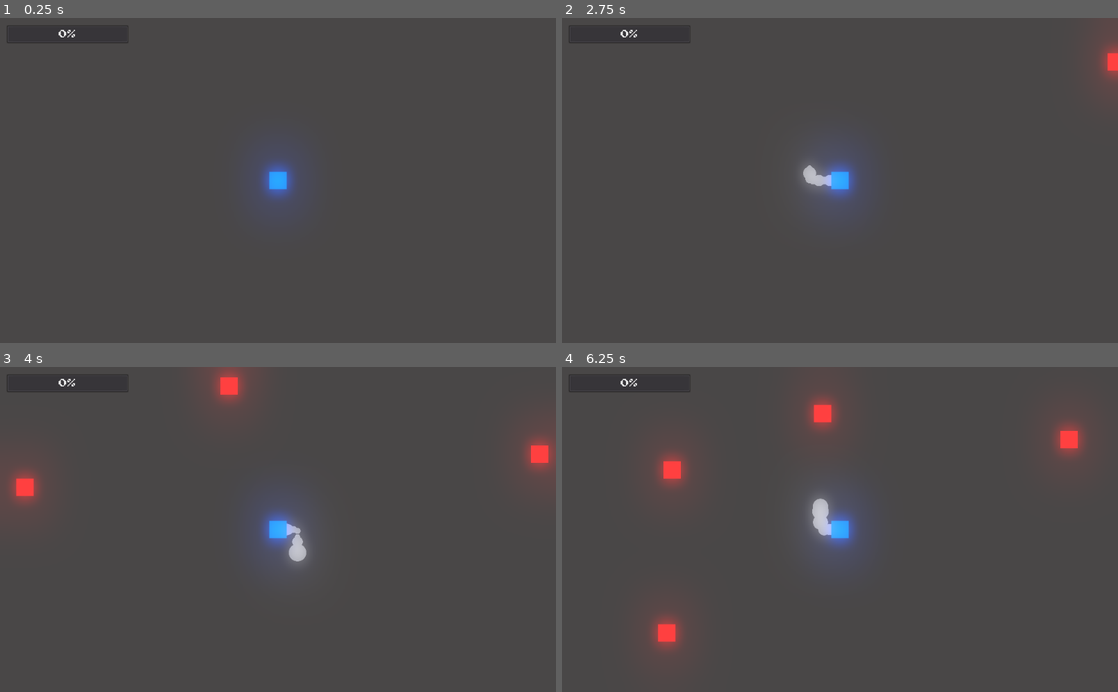
Above: before the commit, frames 1-4 (two rows, left to right).
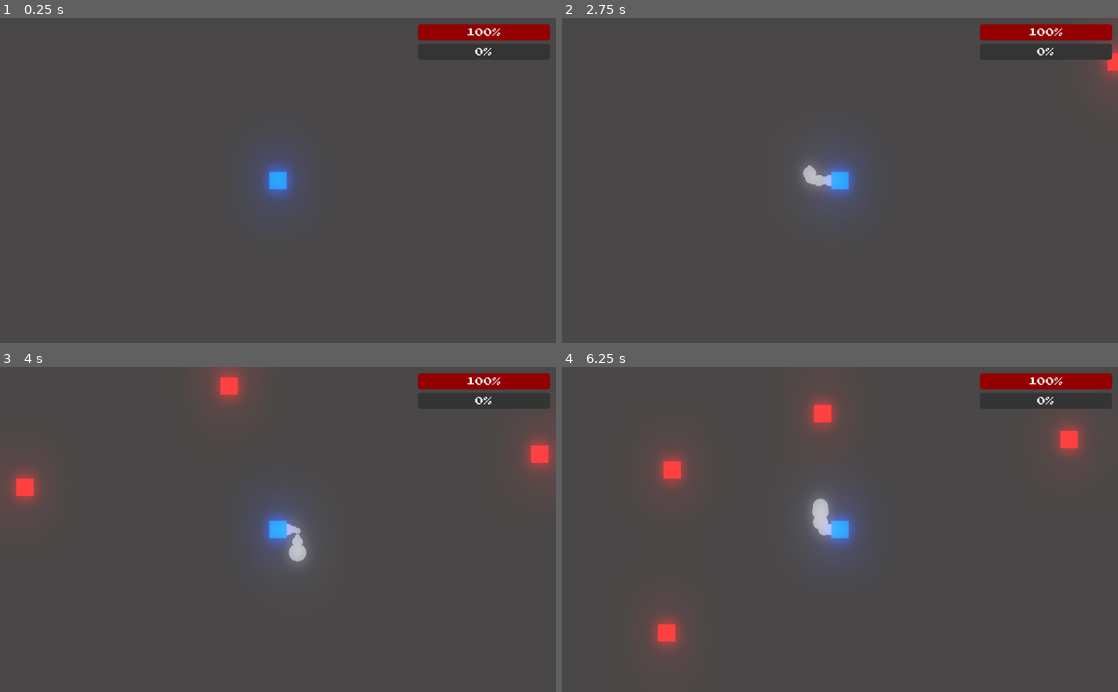
Above: after the commit, the same moments.

Repository: svenfinke/bulletstorm
Game: Godot game, scene res://Scenes/Demo.tscn
The game is run twice, just before and just after one commit, with the same random seed, the same clock (stepped at 60 frames per second) and the same inputs.
Inputs (mouse positions are in pixels of both pictures, inside the frame that each line leads up to):
- Up to frame 1 (0.25 s): no input
- Up to frame 2 (2.75 s): tap Enter at 0.5 s; move the mouse to (962, 164) at 0.52 s; hold Right (ui_right) 0.53-1.28 s; move the mouse to (728, 196) at 1.27 s; hold Down (ui_down) 1.28-2.03 s; move the mouse to (895, 109) at 2.02 s; hold Right (ui_right) from 2.03 s (still down)
- Up to frame 3 (4 s): move the mouse to (250, 594) at 2.77 s; release Right (ui_right) at 2.78 s; hold Up (ui_up) 2.78-3.53 s; move the mouse to (444, 578) at 3.52 s; hold Left (ui_left) from 3.53 s (still down)
- Up to frame 4 (6.25 s): move the mouse to (673, 480) at 4.27 s; move the mouse to (867, 529) at 5.02 s; release Left (ui_left) at 5.03 s; hold Down (ui_down) 5.03-5.78 s; move the mouse to (756, 448) at 5.77 s; hold Right (ui_right) from 5.78 s (still down)

The runs differ from the first frame. In frame 1, 1.3% of the frame differs, in the area x 1-99%, y 1-12%; in frame 2, 1.7%; in frame 3, 1.6%; in frame 4, 1.9%, in the area x 1-99%, y 1-13%.

Commit message:
refactor; add new ui

Diff:
--- a/Enemies/EnemyCollision.gd
+++ /dev/null
@@ -1 +0,0 @@
-extends CollisionShape2D
--- a/Scripts/Player.gd
+++ b/Entities/Characters/Player.gd
@@ -1,17 +1,19 @@
 extends KinematicBody2D
+class_name Player
 
-var FloatingText = preload("res://Objects/FloatingText.tscn")
+var FloatingText = preload("res://Entities/Objects/FloatingText.tscn")
+var Gun = preload("res://Entities/Weapons/Gun.tscn")
 
-export (int) var speed = 80.0
-export (PackedScene) var Gun
-export (int) var health = 5
+var speed : float = 80.0
+var health : int = 5
+var maxHealth : int = 5
 
 var closestEnemy = null
 
 func _ready():
 	Global.Player = self
 
-func _physics_process(delta):
+func _physics_process(_delta):
 	var velocity = Vector2.ZERO
 
 	if Input.is_action_pressed("ui_right"):
--- a/Characters/Knight.tscn
+++ b/Entities/Characters/Player.tscn
@@ -1,8 +1,8 @@
 [gd_scene load_steps=7 format=2]
 
 [ext_resource path="res://Sprites/Square.png" type="Texture" id=1]
-[ext_resource path="res://Scripts/Player.gd" type="Script" id=2]
-[ext_resource path="res://Weapons/Gun.tscn" type="PackedScene" id=3]
+[ext_resource path="res://Entities/Characters/Player.gd" type="Script" id=2]
+[ext_resource path="res://Entities/Weapons/Gun.tscn" type="PackedScene" id=3]
 [ext_resource path="res://Sprites/Circle.png" type="Texture" id=4]
 
 [sub_resource type="CircleShape2D" id=2]
@@ -11,7 +11,7 @@
 [sub_resource type="RectangleShape2D" id=1]
 extents = Vector2( 32, 32 )
 
-[node name="Knight" type="KinematicBody2D"]
+[node name="Player" type="KinematicBody2D"]
 scale = Vector2( 0.5, 0.5 )
 collision_layer = 5
 collision_mask = 5
--- a/Enemies/Enemy.gd
+++ b/Entities/Enemies/Enemy.gd
@@ -1,7 +1,7 @@
 extends KinematicBody2D
 
-var Exp = preload("res://Objects/Exp.tscn")
-var FloatingText = preload("res://Objects/FloatingText.tscn")
+var Exp = preload("res://Entities/Objects/Exp.tscn")
+var FloatingText = preload("res://Entities/Objects/FloatingText.tscn")
 
 var velocity = Vector2.ZERO
 var speed = 50
--- a/Enemies/Enemy.tscn
+++ b/Entities/Enemies/Enemy.tscn
@@ -1,7 +1,7 @@
 [gd_scene load_steps=4 format=2]
 
-[ext_resource path="res://Sprites/Square.png" type="Texture" id=1]
-[ext_resource path="res://Enemies/Enemy.gd" type="Script" id=2]
+[ext_resource path="res://Entities/Enemies/Enemy.gd" type="Script" id=1]
+[ext_resource path="res://Sprites/Square.png" type="Texture" id=2]
 
 [sub_resource type="RectangleShape2D" id=1]
 extents = Vector2( 32, 32 )
@@ -9,12 +9,12 @@
 [node name="KinematicBody2D" type="KinematicBody2D"]
 scale = Vector2( 0.5, 0.5 )
 collision_mask = 2
-script = ExtResource( 2 )
+script = ExtResource( 1 )
 
 [node name="Enemy" type="Sprite" parent="."]
 modulate = Color( 0.729412, 0.101961, 0.101961, 1 )
 scale = Vector2( 0.5, 0.5 )
-texture = ExtResource( 1 )
+texture = ExtResource( 2 )
 
 [node name="CollisionShape2D" type="CollisionShape2D" parent="."]
 shape = SubResource( 1 )
--- a/Objects/Exp.gd
+++ b/Entities/Objects/Exp.gd
@@ -1,6 +1,6 @@
 extends Area2D
 
-var FloatingText = preload("res://Objects/FloatingText.tscn")
+var FloatingText = preload("res://Entities/Objects/FloatingText.tscn")
 
 export (int) var amount = 5
 
--- a/Objects/Exp.tscn
+++ b/Entities/Objects/Exp.tscn
@@ -1,7 +1,7 @@
 [gd_scene load_steps=4 format=2]
 
-[ext_resource path="res://Sprites/Circle.png" type="Texture" id=1]
-[ext_resource path="res://Objects/Exp.gd" type="Script" id=2]
+[ext_resource path="res://Entities/Objects/Exp.gd" type="Script" id=1]
+[ext_resource path="res://Sprites/Circle.png" type="Texture" id=2]
 
 [sub_resource type="CapsuleShape2D" id=1]
 radius = 29.0
@@ -10,12 +10,12 @@
 scale = Vector2( 0.2, 0.2 )
 collision_layer = 4
 collision_mask = 4
-script = ExtResource( 2 )
+script = ExtResource( 1 )
 
 [node name="Sprite" type="Sprite" parent="."]
 modulate = Color( 0.0470588, 0.772549, 0.160784, 1 )
 scale = Vector2( 0.45, 0.6 )
-texture = ExtResource( 1 )
+texture = ExtResource( 2 )
 
 [node name="CollisionShape2D" type="CollisionShape2D" parent="."]
 shape = SubResource( 1 )
--- a/Objects/FloatingText.tscn
+++ b/Entities/Objects/FloatingText.tscn
@@ -1,12 +1,12 @@
 [gd_scene load_steps=4 format=2]
 
-[ext_resource path="res://Theme.tres" type="Theme" id=1]
+[ext_resource path="res://Entities/Objects/FloatingText.gd" type="Script" id=1]
 [ext_resource path="res://Sprites/FontOutline.tres" type="DynamicFont" id=2]
-[ext_resource path="res://Objects/FloatingText.gd" type="Script" id=3]
+[ext_resource path="res://Theme.tres" type="Theme" id=3]
 
 [node name="FloatingText" type="Position2D"]
 scale = Vector2( 0.7, 0.7 )
-script = ExtResource( 3 )
+script = ExtResource( 1 )
 
 [node name="Label" type="Label" parent="."]
 anchor_left = 0.5
--- a/Weapons/Gun.gd
+++ b/Entities/Weapons/Gun.gd
@@ -1,4 +1,5 @@
 extends KinematicBody2D
+class_name Gun
 
 var velocity = Vector2(1,0)
 var speed = 250
--- a/Weapons/Gun.tscn
+++ b/Entities/Weapons/Gun.tscn
@@ -1,7 +1,7 @@
 [gd_scene load_steps=4 format=2]
 
 [ext_resource path="res://Sprites/Circle.png" type="Texture" id=1]
-[ext_resource path="res://Weapons/Gun.gd" type="Script" id=2]
+[ext_resource path="res://Entities/Weapons/Gun.gd" type="Script" id=2]
 
 [sub_resource type="CapsuleShape2D" id=1]
 radius = 13.0
--- a/Scenes/Demo.gd
+++ b/Scenes/Demo.gd
@@ -1,22 +1,20 @@
 extends Node2D
 
-var Enemy01 = preload("res://Enemies/Enemy.tscn")
+var Enemy01 = preload("res://Entities/Enemies/Enemy.tscn")
 
 func _ready():
 	Global.DefaultParent = self
-
-func _process(delta):
-	$CanvasLayer/Control/Exp.value = Global.Exp
+	Global.Player = $Player
 
 func _on_EnemySpawnTimer_timeout():
 
 	var screenWidth = get_viewport_rect().size.x
 	var screenHeight = get_viewport_rect().size.y
 
-	var left = $Knight.global_position.x - (screenWidth / 2)
-	var right = $Knight.global_position.x + (screenWidth / 2)
-	var top = $Knight.global_position.y - (screenHeight / 2)
-	var down = $Knight.global_position.y + (screenHeight / 2)
+	var left = $Player.global_position.x - (screenWidth / 2)
+	var right = $Player.global_position.x + (screenWidth / 2)
+	var top = $Player.global_position.y - (screenHeight / 2)
+	var down = $Player.global_position.y + (screenHeight / 2)
 
 	var posX = rand_range(left - 100, right + 100)
 	var posY = rand_range(top - 100, down + 100)
--- a/Scenes/Demo.tscn
+++ b/Scenes/Demo.tscn
@@ -1,8 +1,8 @@
 [gd_scene load_steps=5 format=2]
 
-[ext_resource path="res://Characters/Knight.tscn" type="PackedScene" id=1]
+[ext_resource path="res://Entities/Characters/Player.tscn" type="PackedScene" id=1]
 [ext_resource path="res://Scenes/Demo.gd" type="Script" id=2]
-[ext_resource path="res://Theme.tres" type="Theme" id=3]
+[ext_resource path="res://Scenes/GameUi.tscn" type="PackedScene" id=3]
 
 [sub_resource type="Environment" id=1]
 background_mode = 4
@@ -15,10 +15,10 @@
 [node name="Demo" type="Node2D"]
 script = ExtResource( 2 )
 
-[node name="Knight" parent="." instance=ExtResource( 1 )]
+[node name="Player" parent="." instance=ExtResource( 1 )]
 position = Vector2( 512, 300 )
 
-[node name="MainCamera" type="Camera2D" parent="Knight"]
+[node name="MainCamera" type="Camera2D" parent="Player"]
 scale = Vector2( 0.5, 0.5 )
 current = true
 
@@ -30,23 +30,7 @@
 
 [node name="CanvasLayer" type="CanvasLayer" parent="."]
 
-[node name="Control" type="Control" parent="CanvasLayer"]
-anchor_left = 1.0
-anchor_top = 1.0
-anchor_right = 1.0
-anchor_bottom = 1.0
-margin_left = -1024.0
-margin_top = -600.0
-margin_right = -984.0
-margin_bottom = -560.0
+[node name="GameUI" parent="CanvasLayer" instance=ExtResource( 3 )]
 
-[node name="Exp" type="ProgressBar" parent="CanvasLayer/Control"]
-margin_left = 12.0
-margin_top = 13.0
-margin_right = 237.0
-margin_bottom = 47.0
-theme = ExtResource( 3 )
-max_value = 25.0
-
-[connection signal="tree_exiting" from="Knight" to="." method="_on_Knight_tree_exiting"]
+[connection signal="tree_exiting" from="Player" to="." method="_on_Knight_tree_exiting"]
 [connection signal="timeout" from="EnemySpawnTimer" to="." method="_on_EnemySpawnTimer_timeout"]
--- /dev/null
+++ b/Scenes/GameUi.gd
@@ -0,0 +1,7 @@
+extends Control
+
+func _process(delta):
+	var player = Global.Player
+	$HpBar.max_value = Global.Player.maxHealth
+	$HpBar.value = Global.Player.health
+	$ExpBar.value = Global.Exp
--- /dev/null
+++ b/Scenes/GameUi.tscn
@@ -0,0 +1,57 @@
+[gd_scene load_steps=7 format=2]
+
+[ext_resource path="res://Theme.tres" type="Theme" id=1]
+[ext_resource path="res://Scenes/GameUi.gd" type="Script" id=2]
+
+[sub_resource type="StyleBoxFlat" id=1]
+bg_color = Color( 0.584314, 0, 0, 1 )
+corner_radius_top_left = 5
+corner_radius_top_right = 5
+corner_radius_bottom_right = 5
+corner_radius_bottom_left = 5
+
+[sub_resource type="StyleBoxFlat" id=2]
+bg_color = Color( 0.207843, 0.207843, 0.207843, 1 )
+corner_radius_top_left = 5
+corner_radius_top_right = 5
+corner_radius_bottom_right = 5
+corner_radius_bottom_left = 5
+
+[sub_resource type="StyleBoxFlat" id=3]
+bg_color = Color( 0, 0.580392, 0.541176, 1 )
+corner_radius_top_left = 5
+corner_radius_top_right = 5
+corner_radius_bottom_right = 5
+corner_radius_bottom_left = 5
+
+[sub_resource type="StyleBoxFlat" id=4]
+bg_color = Color( 0.207843, 0.207843, 0.207843, 1 )
+corner_radius_top_left = 5
+corner_radius_top_right = 5
+corner_radius_bottom_right = 5
+corner_radius_bottom_left = 5
+
+[node name="GameUI" type="Control"]
+anchor_right = 1.0
+anchor_bottom = 1.0
+script = ExtResource( 2 )
+
+[node name="HpBar" type="ProgressBar" parent="."]
+margin_left = 770.0
+margin_top = 12.0
+margin_right = 1013.0
+margin_bottom = 41.0
+theme = ExtResource( 1 )
+custom_styles/fg = SubResource( 1 )
+custom_styles/bg = SubResource( 2 )
+value = 50.0
+
+[node name="ExpBar" type="ProgressBar" parent="."]
+margin_left = 770.0
+margin_top = 48.0
+margin_right = 1013.0
+margin_bottom = 77.0
+theme = ExtResource( 1 )
+custom_styles/fg = SubResource( 3 )
+custom_styles/bg = SubResource( 4 )
+value = 35.0
--- a/Scripts/Global.gd
+++ b/Scripts/Global.gd
@@ -1,6 +1,6 @@
 extends Node
 
-var Player
+var Player = null
 var Exp = 0
 var DefaultParent = null
 
--- a/project.godot
+++ b/project.godot
@@ -7,6 +7,22 @@
 ;   param=value ; assign values to parameters
 
 config_version=4
+
+_global_script_classes=[ {
+"base": "KinematicBody2D",
+"class": "Gun",
+"language": "GDScript",
+"path": "res://Entities/Weapons/Gun.gd"
+}, {
+"base": "KinematicBody2D",
+"class": "Player",
+"language": "GDScript",
+"path": "res://Entities/Characters/Player.gd"
+} ]
+_global_script_class_icons={
+"Gun": "",
+"Player": ""
+}
 
 [application]
 
Renamed: Objects/FloatingText.gd -> Entities/Objects/FloatingText.gd
Not shown: 1 places in Entities/Objects/FloatingText.tscn that only renumber resources
Binary file removed: Weapons/M484BulletCollection1.png
Not shown, removed: Weapons/M484BulletCollection1.png.import
